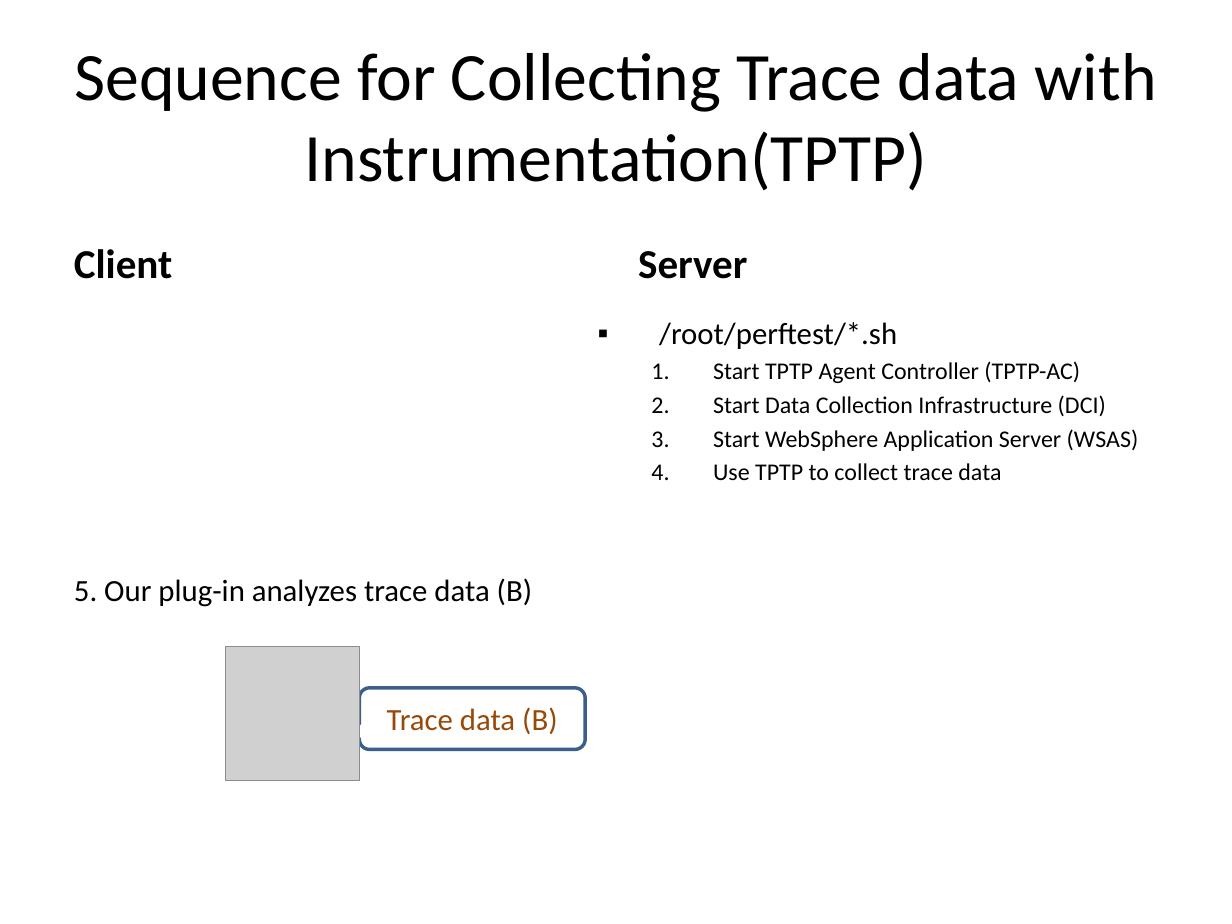
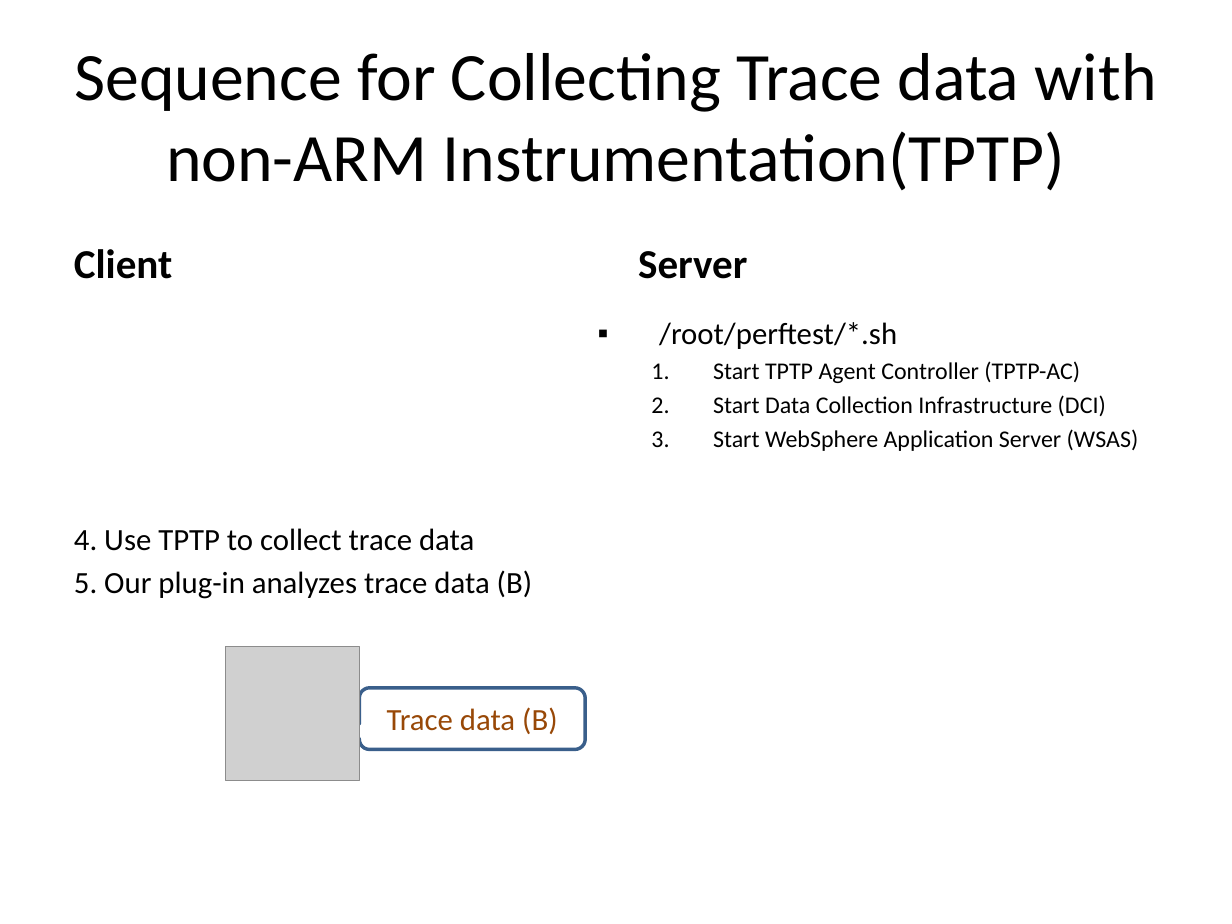
Before and after one commit to wsgan001/asegrp, a slide deck: slide 8 of papers/DRCPA/docs/PerfTest - Profiling.pptx. Drawn at 1232x924 pixels with LibreOffice and Linux fonts; fonts in the diff are those of the drawing; grey boxes stand for pictures. Boxes give left, top, right and bottom in pixels: in the first picture for what was removed or moved away, otherwise in the second. Text is boxed around its words. In the diff, an @@ line names an element or a change of style, - is before the commit and + after.

```diff
--- a/papers/DRCPA/docs/PerfTest - Profiling.pptx
+++ b/papers/DRCPA/docs/PerfTest - Profiling.pptx
@@ title at (x1=74, y1=53, x2=1157, y2=191): text changed @@
-Sequence for Collecting Trace data with Instrumentation(TPTP)
+Sequence for Collecting Trace data with non-ARM Instrumentation(TPTP)
@@ text at (x1=713, y1=463, x2=1001, y2=480): paragraph removed @@
-  4. Use TPTP to collect trace data
@@ text "4. Use TPTP to collect ..." moved from (x1=74, y1=578, x2=532, y2=607) to (x1=74, y1=528, x2=532, y2=599) @@
@@ text at (x1=74, y1=528, x2=474, y2=551): paragraph added @@
+  4. Use TPTP to collect trace data
```
Also in this commit, not shown: 3 other slides changed, 5 slides added, 2 slides removed.
